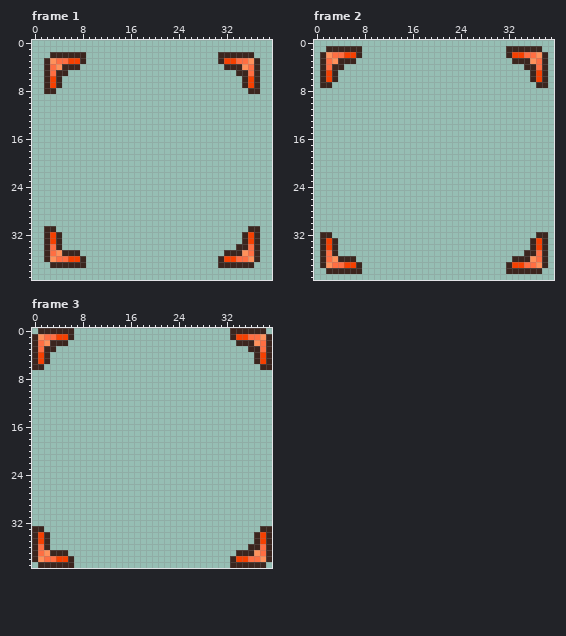
Two states of a pixel-art file, Cursor.aseprite. The first picture shows the starting point.
40x40 pixels, 4 frames. Shown: frame 1, frame 2, frame 3. The commit also changed other frames, which this record leaves out.
Once edited:
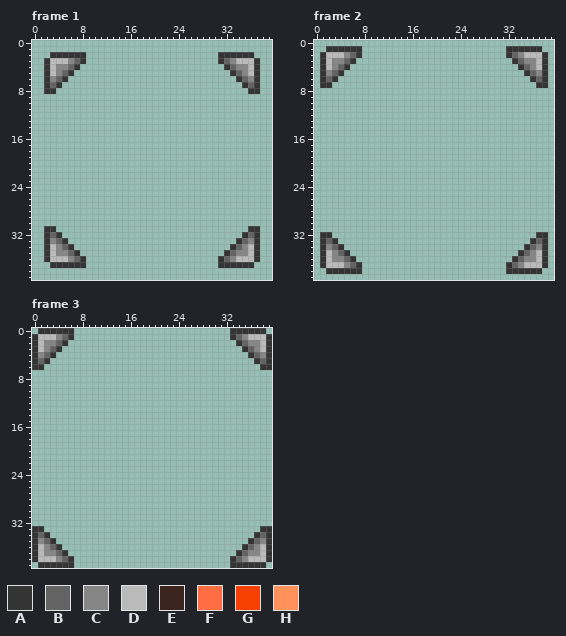
Palette (. is transparent): A #343434  B #636363  C #868686  D #bababa  E #3b251e  F #ff6e42  G #f54001  H #ff915b
The exact change:
--- frame 1
@@ x 0..39 @@
  1 ........................................
- 2 ...EEEEEE......................EEEEEE...
- 3 ..EHFFGGE......................EGGFFHE..
- 4 ..EFHEEE........................EEEHFE..
- 5 ..EFEE............................EEFE..
- 6 ..EGE..............................EGE..
- 7 ..EGE..............................EGE..
- 8 ..EE................................EE..
+ 2 ...AAAAAA......................AAAAAA...
+ 3 ..ADDDCBA......................ABCDDDA..
+ 4 ..ADCCBA........................ABCCDA..
+ 5 ..ADCBA..........................ABCDA..
+ 6 ..ACBA............................ABCA..
+ 7 ..ABA..............................ABA..
+ 8 ..AA................................AA..
  9 ........................................
@@ x 0..39 @@
 30 ........................................
-31 ..EE................................EE..
-32 ..EGE..............................EGE..
-33 ..EGE..............................EGE..
-34 ..EFE.............................EEFE..
-35 ..EFHEEE........................EEEHFE..
-36 ..EHFFGGE......................EGGFFHE..
-37 ...EEEEEE......................EEEEEE...
+31 ..AA................................AA..
+32 ..ABA..............................ABA..
+33 ..ACBA............................ABCA..
+34 ..ADCBA..........................ABCDA..
+35 ..ADCCBA........................ABCCDA..
+36 ..ADDDCBA......................ABCDDDA..
+37 ...AAAAAA......................AAAAAA...
 38 ........................................
--- frame 2
@@ x 0..39 @@
  0 ........................................
- 1 ..EEEEEE........................EEEEEE..
- 2 .EHFFGGE........................EGGFFHE.
- 3 .EFHEEE..........................EEEHFE.
- 4 .EFEE..............................EEFE.
- 5 .EGE................................EGE.
- 6 .EGE................................EGE.
- 7 .EE..................................EE.
+ 1 ..AAAAAA........................AAAAAA..
+ 2 .ADDDCBA........................ABCDDDA.
+ 3 .ADCCBA..........................ABCCDA.
+ 4 .ADCBA............................ABCDA.
+ 5 .ACBA..............................ABCA.
+ 6 .ABA................................ABA.
+ 7 .AA..................................AA.
  8 ........................................
@@ x 0..39 @@
 31 ........................................
-32 .EE..................................EE.
-33 .EGE................................EGE.
-34 .EGE................................EGE.
-35 .EFE...............................EEFE.
-36 .EFHEEE..........................EEEHFE.
-37 .EHFFGGE........................EGGFFHE.
-38 ..EEEEEE........................EEEEEE..
+32 .AA..................................AA.
+33 .ABA................................ABA.
+34 .ACBA..............................ABCA.
+35 .ADCBA............................ABCDA.
+36 .ADCCBA..........................ABCCDA.
+37 .ADDDCBA........................ABCDDDA.
+38 ..AAAAAA........................AAAAAA..
 39 ........................................
--- frame 3
@@ x 0..39 @@
- 0 .EEEEEE..........................EEEEEE.
- 1 EHFFGGE..........................EGGFFHE
- 2 EFHEEE............................EEEHFE
- 3 EFEE................................EEFE
- 4 EGE..................................EGE
- 5 EGE..................................EGE
- 6 EE....................................EE
+ 0 .AAAAAA..........................AAAAAA.
+ 1 ADDDCBA..........................ABCDDDA
+ 2 ADCCBA............................ABCCDA
+ 3 ADCBA..............................ABCDA
+ 4 ACBA................................ABCA
+ 5 ABA..................................ABA
+ 6 AA....................................AA
  7 ........................................
@@ x 0..39 @@
 32 ........................................
-33 EE....................................EE
-34 EGE..................................EGE
-35 EGE..................................EGE
-36 EFE.................................EEFE
-37 EFHEEE............................EEEHFE
-38 EHFFGGE..........................EGGFFHE
-39 .EEEEEE..........................EEEEEE.
+33 AA....................................AA
+34 ABA..................................ABA
+35 ACBA................................ABCA
+36 ADCBA..............................ABCDA
+37 ADCCBA............................ABCCDA
+38 ADDDCBA..........................ABCDDDA
+39 .AAAAAA..........................AAAAAA.
